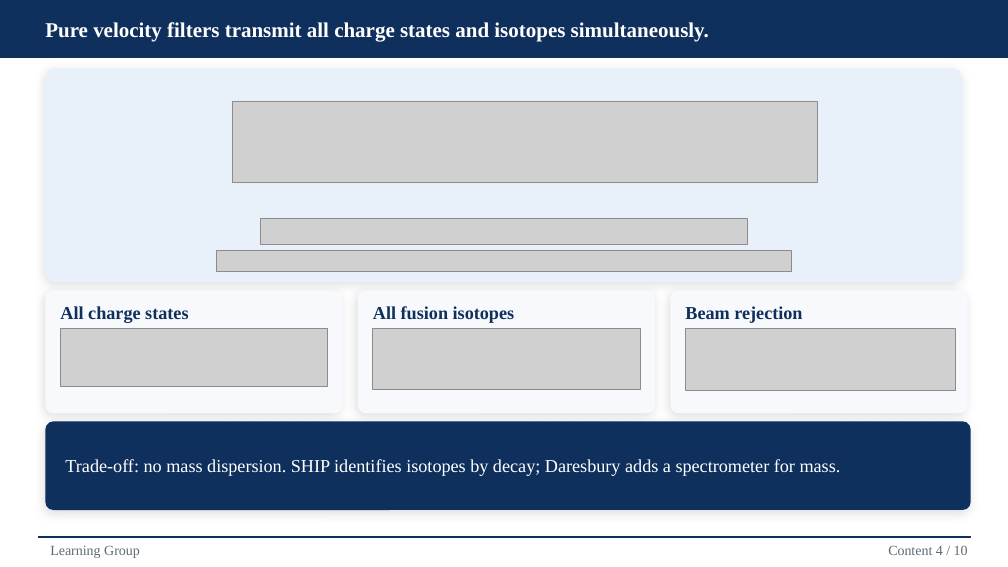
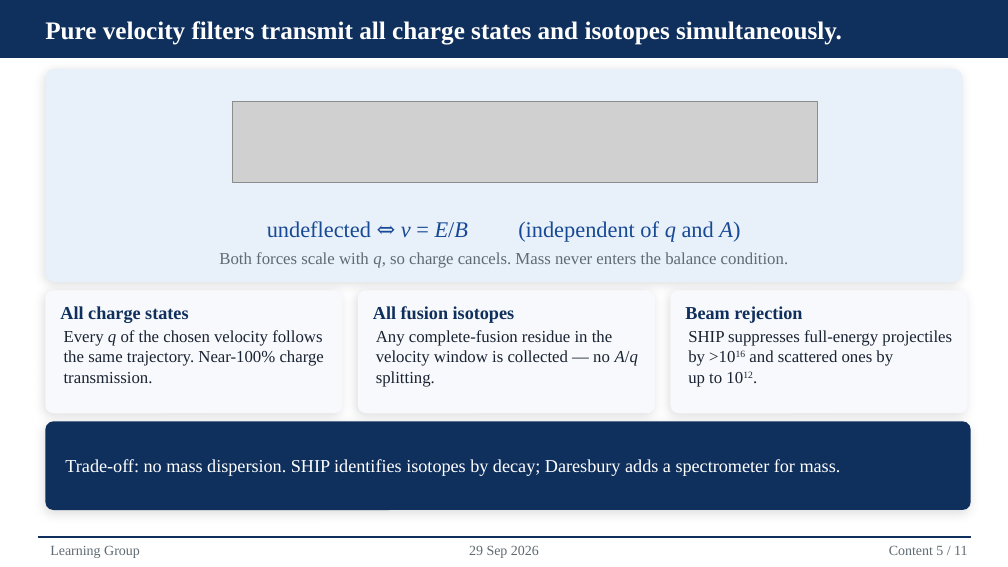
Before and after one commit to Edfghdrtxxx/OrbitOS, a slide deck: slide 9 of 70_Presentations/717_Learning Group-20260916/Velocity Filters.pptx. Drawn at 1008x567 pixels with LibreOffice and Linux fonts; fonts in the diff are those of the drawing; grey boxes stand for pictures. Boxes give left, top, right and bottom in pixels: in the first picture for what was removed or moved away, otherwise in the second. Text is boxed around its words. In the diff, an @@ line names an element or a change of style, - is before the commit and + after.

```diff
--- a/70_Presentations/717_Learning Group-20260916/Velocity Filters.pptx
+++ b/70_Presentations/717_Learning Group-20260916/Velocity Filters.pptx
@@ text "Pure velocity filters transmit all ..." at box(45, 21, 842, 45): size 15 to 18 pt @@
@@ picture removed at box(260, 219, 747, 245) @@
@@ text added at box(267, 221, 740, 242), 16 pt, text #174994 @@
+undeflected ⇔ v = E/B (independent of q and A)
@@ picture removed at box(217, 251, 791, 272) @@
@@ text added at box(219, 252, 789, 268), 12 pt, text #5F6B73 @@
+Both forces scale with q, so charge cancels. Mass never enters the balance condition.
@@ picture removed at box(60, 329, 328, 387) @@
@@ picture removed at box(373, 329, 640, 389) @@
@@ picture removed at box(685, 329, 956, 390) @@
@@ text added at box(64, 330, 324, 383), 12 pt, text #1A2332 @@
+Every q of the chosen velocity follows the same trajectory. Near-100% charge transmission.
@@ text added at box(376, 330, 638, 387), 12 pt, text #1A2332 @@
+Any complete-fusion residue in the velocity window is collected — no A/q splitting.
@@ text added at box(688, 330, 952, 387), 12 pt, text #1A2332 @@
+SHIP suppresses full-energy projectiles by >1016 and scattered ones by up to 1012.
@@ text added at box(469, 545, 539, 558), 10 pt, text #5F6B73 @@
+29 Sep 2026
@@ text at box(889, 546, 967, 555): text changed @@
-Content 4 / 10
+Content 5 / 11
```
Also in this commit, not shown: 12 other slides changed, 25 other files.
